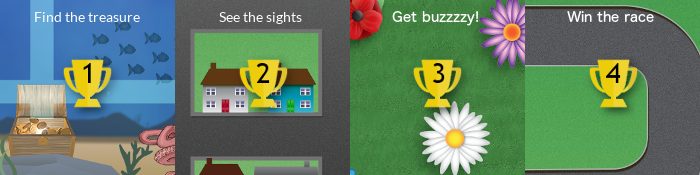
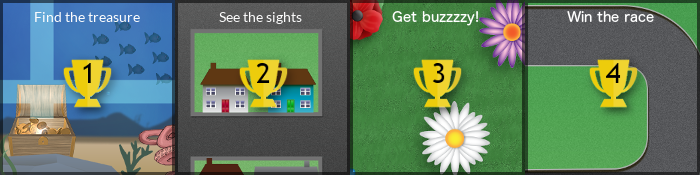
Layer changes from the first w=700, h=175 image to the second:
renamed "Pasted Layer #3" to "Layer copy #2", opacity 100% → 55%, moved it above "Layer copy #1", painted on it over (525, 0, 700, 175)
renamed "Pasted Layer #2" to "Layer copy #1", opacity 100% → 55%, moved it above "Layer copy", painted on it over (350, 0, 525, 175)
added layer "Layer copy" (55%) above "Layer" over (175, 0, 350, 175)
added layer "Layer" (55%) above "Win the race" over (0, 0, 175, 175)
